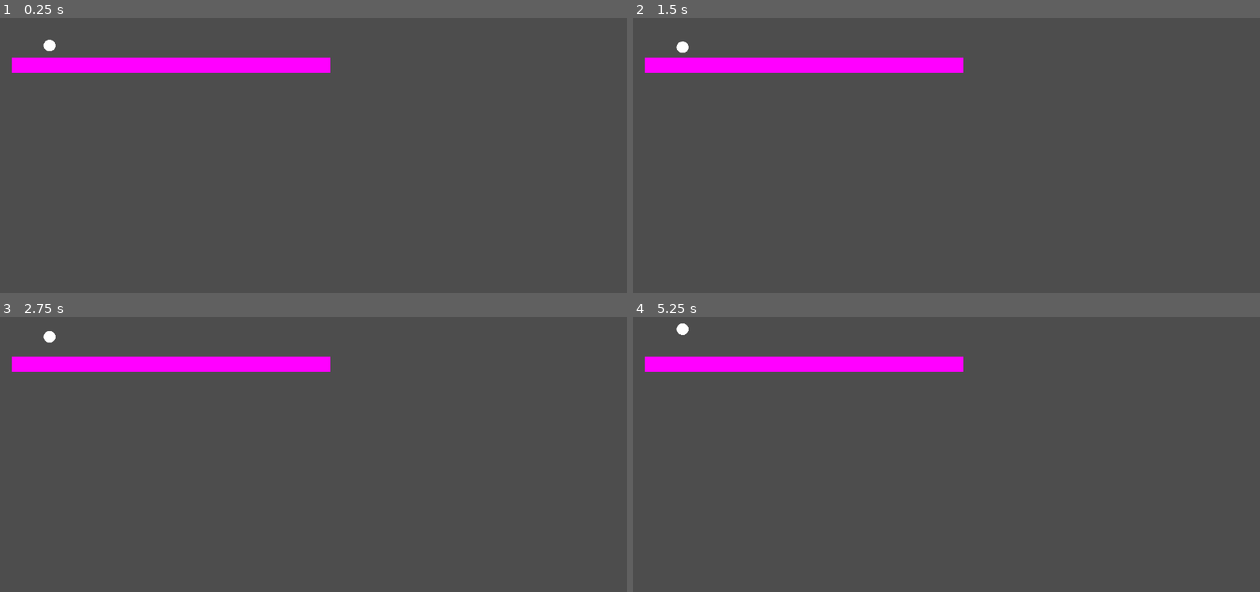
Above: before the commit, frames 1-4 (two rows, left to right).
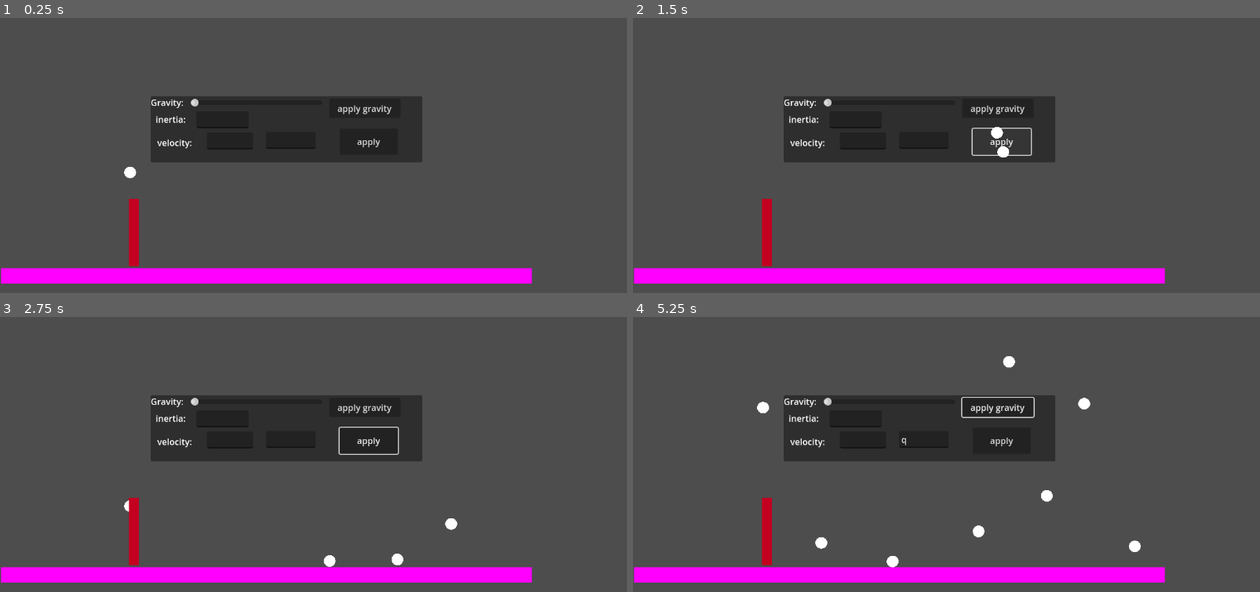
Above: after the commit, the same moments.

Repository: pepparwalsh/game-Design-1
Game: Godot game, scene res://phys_demo.tscn
The game is run twice, just before and just after one commit, with the same random seed, the same clock (stepped at 60 frames per second) and the same inputs. This scene is started directly instead of the project's main scene.
Inputs (mouse positions are in pixels of both pictures, inside the frame that each line leads up to):
- Up to frame 1 (0.25 s): no input
- Up to frame 2 (1.5 s): click (996, 108) at 0.5 s, where only the run after the commit has a clickable "apply gravity"; click (1002, 141) at 1.25 s, where only the run after the commit has a clickable "apply"
- Up to frame 3 (2.75 s): tap Enter (ui_accept) at 2, 2.27 s; move the mouse to (451, 476) at 2.02 s; hold Right (ui_right) from 2.03 s (still down); tap Q (toggle_gravity) at 2.1 s; click (451, 476) at 2.17 s
- Up to frame 4 (5.25 s): release Right (ui_right) at 2.75 s; drag from (821, 509) to (915, 564) at 2.77 s; move the mouse to (1009, 416) at 3.52 s; hold Left (ui_left) 3.53-4.25 s; tap Q (toggle_gravity) at 3.6, 5.1 s; click (1009, 416) at 3.67 s; drag from (915, 564) to (758, 440) at 4.27 s; move the mouse to (1134, 545) at 5.02 s; hold Right (ui_right) from 5.03 s (still down); click (1134, 545) at 5.17 s

The runs differ from the first frame. In frame 1, 19% of the frame differs, in the area x 0-85%, y 7-97%; in frame 2, 18%; in frame 3, 19%; in frame 4, 19%, in the area x 0-85%, y 2-97%.
Error before the commit: Parse Error: Expected opening "(" after lambda name. (res://phys_demo.gd:24)

Commit message:
idk how to make objects solid

Diff:
--- a/phys_ball.tscn
+++ b/phys_ball.tscn
@@ -13,10 +13,9 @@
 physics_material_override = SubResource("PhysicsMaterial_pwim4")
 
 [node name="MeshInstance2D" type="MeshInstance2D" parent="."]
-position = Vector2(91.1251, 22.375)
+position = Vector2(1.52588e-05, 0)
 scale = Vector2(21.7744, 21.25)
 mesh = SubResource("SphereMesh_pr05i")
 
 [node name="CollisionShape2D" type="CollisionShape2D" parent="."]
-position = Vector2(91, 22)
 shape = SubResource("CircleShape2D_k7kvq")
--- a/phys_demo.gd
+++ b/phys_demo.gd
@@ -13,7 +13,7 @@
 func _input(event):
 	if event is InputEventMouseButton and event.pressed:
 		var nball = preload("res://phys_ball.tscn").instantiate()
-		nball.posistion = event.position
+		nball.position = event.position
 		add_child(nball)
 
 func _on_gravslider_value_changed(value):
@@ -21,12 +21,18 @@
 		if child is RigidBody2D:
 			child.apply_central_impulse(Vector2(1,0)*500)
 
-	func _on_button_2-pressed():
-		var V_inertia = float($Panel/txtInertia.text)
-		var V_X = float($Panel/txtVx.text)
-		var V_Y = float($Panel/txtVy.text)
-		var velcoiy = Vector2(V_X, V_Y)
-		for child in get_children():
-			if child is RigidBody2D:
-				child.inertia = V_inertia
-				child.Linear_velocity = velocity
+func _on_button_2_pressed():
+			var V_inertia = float($Panel/txtinertia.text)
+			var V_X = int($Panel/txtvx.text)
+			var V_Y = int($Panel/txtvy.text)
+			var velocity = Vector2(V_X, V_Y)
+			for child in get_children():
+				if child is RigidBody2D:
+					child.inertia= V_inertia
+					child.linear_velocity = velocity
+
+
+func _on_button_pressed():
+	for child in get_children():
+		if child is RigidBody2D:
+			child.apply_central_impulse(Vector2.DOWN * 500)
--- a/phys_demo.tscn
+++ b/phys_demo.tscn
@@ -1,32 +1,121 @@
-[gd_scene load_steps=5 format=3 uid="uid://bw7r1nbocs2up"]
+[gd_scene load_steps=8 format=3 uid="uid://bw7r1nbocs2up"]
 
 [ext_resource type="Script" path="res://phys_demo.gd" id="1_7eqip"]
 [ext_resource type="PackedScene" uid="uid://wxowpigjgxap" path="res://phys_ball.tscn" id="2_2q6nb"]
 
+[sub_resource type="PhysicsMaterial" id="PhysicsMaterial_y6s46"]
+
 [sub_resource type="PlaceholderTexture2D" id="PlaceholderTexture2D_tl4sn"]
 
 [sub_resource type="RectangleShape2D" id="RectangleShape2D_cxq0c"]
-size = Vector2(586, 36)
+size = Vector2(977.5, 36)
+
+[sub_resource type="PlaceholderTexture2D" id="PlaceholderTexture2D_sl02u"]
+
+[sub_resource type="RectangleShape2D" id="RectangleShape2D_025hx"]
+size = Vector2(19, 129.5)
 
 [node name="phys_demo" type="Node2D"]
 script = ExtResource("1_7eqip")
 
 [node name="StaticBody2D" type="StaticBody2D" parent="."]
-position = Vector2(141, 98)
+position = Vector2(140, 102)
+disable_mode = 1
+physics_material_override = SubResource("PhysicsMaterial_y6s46")
 
 [node name="Sprite2D" type="Sprite2D" parent="StaticBody2D"]
-position = Vector2(173.375, -10.875)
-scale = Vector2(585.25, 27.75)
+position = Vector2(349.5, 373)
+scale = Vector2(975, 27.75)
 texture = SubResource("PlaceholderTexture2D_tl4sn")
 
 [node name="CollisionShape2D" type="CollisionShape2D" parent="StaticBody2D"]
-position = Vector2(173, -7)
+position = Vector2(349.75, 377)
 shape = SubResource("RectangleShape2D_cxq0c")
 
 [node name="phys_ball" parent="." instance=ExtResource("2_2q6nb")]
+position = Vector2(239, 256)
 
 [node name="Panel" type="Panel" parent="."]
+offset_left = 277.0
+offset_top = 144.0
+offset_right = 776.0
+offset_bottom = 266.0
+
+[node name="Label" type="Label" parent="Panel"]
+layout_mode = 0
+offset_right = 112.0
+offset_bottom = 32.0
+text = "Gravity:"
+
+[node name="gravslide" type="HSlider" parent="Panel"]
+layout_mode = 0
+offset_left = 73.0
+offset_top = 4.0
+offset_right = 315.0
+offset_bottom = 20.0
+
+[node name="Button" type="Button" parent="Panel"]
+layout_mode = 0
+offset_left = 328.0
+offset_top = 5.0
+offset_right = 459.0
+offset_bottom = 40.0
+text = "apply gravity"
+
+[node name="label" type="Label" parent="Panel"]
+layout_mode = 0
+offset_left = 9.0
+offset_top = 31.0
+offset_right = 77.0
+offset_bottom = 54.0
+text = "inertia:"
+
+[node name="txtinertia" type="LineEdit" parent="Panel"]
+layout_mode = 0
+offset_left = 84.0
+offset_top = 28.0
+offset_right = 180.0
+offset_bottom = 59.0
+
+[node name="Label2" type="Label" parent="Panel"]
+layout_mode = 0
+offset_left = 12.0
+offset_top = 74.0
+offset_right = 70.0
+offset_bottom = 97.0
+text = "velocity:"
+
+[node name="txtvx" type="LineEdit" parent="Panel"]
+layout_mode = 0
 offset_left = 103.0
-offset_top = -80.0
-offset_right = 337.0
-offset_bottom = -4.0
+offset_top = 67.0
+offset_right = 188.0
+offset_bottom = 98.0
+
+[node name="txtvy" type="LineEdit" parent="Panel"]
+layout_mode = 0
+offset_left = 212.0
+offset_top = 66.0
+offset_right = 303.0
+offset_bottom = 97.0
+
+[node name="Button2" type="Button" parent="Panel"]
+layout_mode = 0
+offset_left = 347.0
+offset_top = 60.0
+offset_right = 454.0
+offset_bottom = 108.0
+text = "apply"
+
+[node name="Sprite2D" type="Sprite2D" parent="."]
+modulate = Color(0.768627, 0, 0.12549, 1)
+position = Vector2(246, 395)
+scale = Vector2(17.75, 124)
+texture = SubResource("PlaceholderTexture2D_sl02u")
+
+[node name="CollisionShape2D" type="CollisionShape2D" parent="."]
+position = Vector2(245.5, 399)
+shape = SubResource("RectangleShape2D_025hx")
+
+[connection signal="pressed" from="Panel/Button" to="." method="_on_button_pressed"]
+[connection signal="pressed" from="Panel/Button2" to="." method="_on_button_2_pressed"]
